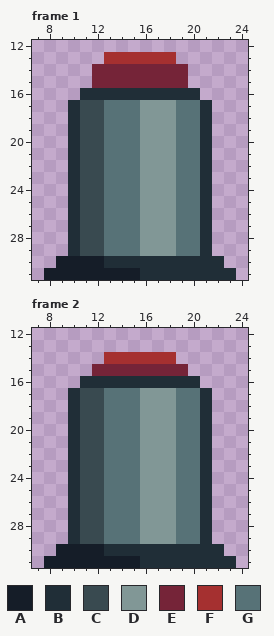
Pixel-art file, stored at Puzzle Tinker/Graphics/Structures/button.aseprite. The picture above is the old version.
32x32 pixels, 2 frames. Shown: frame 1: x 7..24, y 12..31; frame 2: x 7..24, y 12..31.
Palette (. is transparent): A #151d28  B #202e37  C #394a50  D #819796  E #752438  F #a53030  G #577277
Pixels before, frame 1, first column x 8:
13 .....FFFFFF.....
14 ....EEEEEEEE....
15 ....EEEEEEEE....
16 ...BBBBBBBBBB...
17 ..BCCGGGDDDGGB..
18 ..BCCGGGDDDGGB..
19 ..BCCGGGDDDGGB..
20 ..BCCGGGDDDGGB..
21 ..BCCGGGDDDGGB..
22 ..BCCGGGDDDGGB..
23 ..BCCGGGDDDGGB..
24 ..BCCGGGDDDGGB..
25 ..BCCGGGDDDGGB..
26 ..BCCGGGDDDGGB..
27 ..BCCGGGDDDGGB..
28 ..BCCGGGDDDGGB..
29 ..BCCGGGDDDGGB..
30 .AAAABBBBBBBBBB.
31 AAAAAAAABBBBBBBB
Pixels before, frame 2, first column x 8:
14 .....FFFFFF.....
15 ....EEEEEEEE....
16 ...BBBBBBBBBB...
17 ..BCCGGGDDDGGB..
18 ..BCCGGGDDDGGB..
19 ..BCCGGGDDDGGB..
20 ..BCCGGGDDDGGB..
21 ..BCCGGGDDDGGB..
22 ..BCCGGGDDDGGB..
23 ..BCCGGGDDDGGB..
24 ..BCCGGGDDDGGB..
25 ..BCCGGGDDDGGB..
26 ..BCCGGGDDDGGB..
27 ..BCCGGGDDDGGB..
28 ..BCCGGGDDDGGB..
29 ..BCCGGGDDDGGB..
30 .AAAABBBBBBBBBB.
31 AAAAAAAABBBBBBBB
The result:
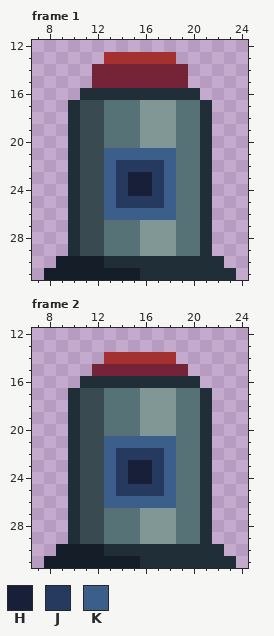
Colours new in this view: H #172038  J #253a5e  K #3c5e8b
What changed:
Changed rows in their new state; - is an unchanged pixel.
Frame 1:
first column x 13:
21 KKKKKK
22 KJJJJK
23 KJHHJK
24 KJHHJK
25 KJJJJK
26 KKKKKK
Frame 2: the same change as frame 1
Pixel boxes of the changes (left, top, right, bottom) in both pictures:
changed: (104, 148, 176, 220)
changed: (104, 436, 176, 508)
